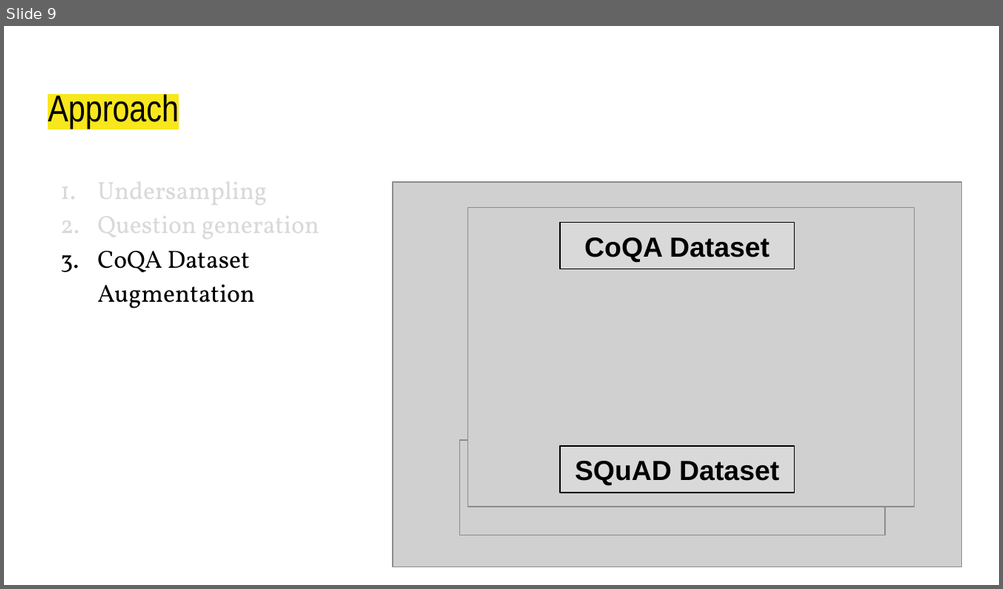
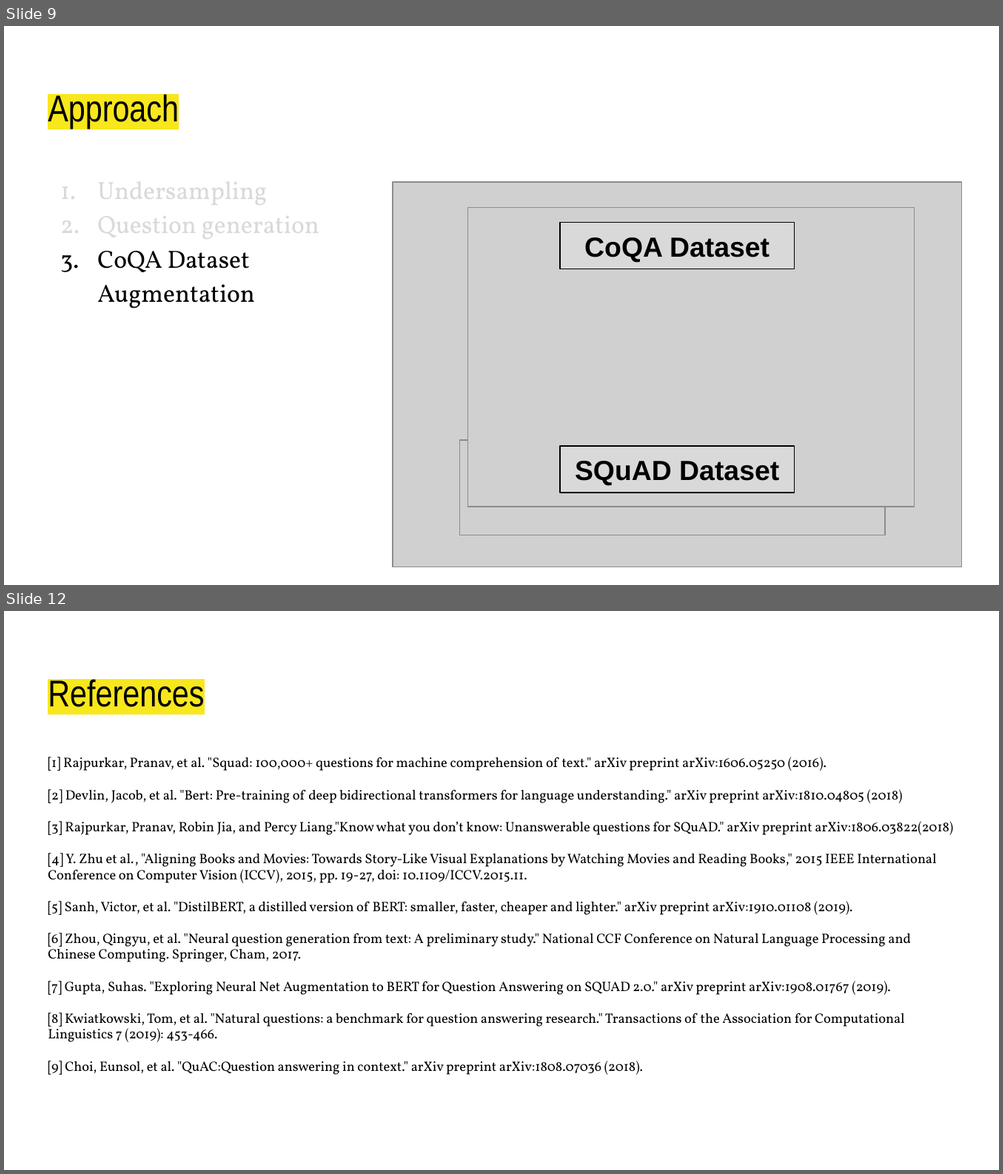
Before and after one commit to g-gagan/Advanced_NLP_Project, a slide deck: CS769 Presentation.pptx. Shown one above the other, each under a label of ours: slide 9 before the commit, slides 9 and 12 after it; the slides between them are not shown. The pictures are 1003x589 and 1003x1174 pixels, drawn with LibreOffice and Linux fonts; fonts in the diff are those of the drawing; grey boxes stand for pictures. Boxes give left, top, right and bottom in pixels: in the first picture for what was removed or moved away, otherwise in the second. Text is boxed around its words. In the diff, an @@ line names an element or a change of style, - is before the commit and + after.

Commit message:
Final

```diff
--- a/CS769 Presentation.pptx
+++ b/CS769 Presentation.pptx
@@ slide 12 added at <box>4,611,999,1170</box>, background #FFFFFF @@
@@ title added at <box>48,676,204,707</box>, 27 pt, text #000000 @@
+References
@@ text added at <box>48,757,953,1075</box>, 9.9 pt, text #000000 @@
+[1] Rajpurkar, Pranav, et al. "Squad: 100,000+ questions for machine comprehension of text." arXiv preprint arXiv:1606.05250 (2016).
+[2] Devlin, Jacob, et al. "Bert: Pre-training of deep bidirectional transformers for language understanding." arXiv preprint arXiv:1810.04805 (2018)
+[3] Rajpurkar, Pranav, Robin Jia, and Percy Liang."Know what you don’t know: Unanswerable questions for SQuAD." arXiv preprint arXiv:1806.03822(2018)
+[4] Y. Zhu et al., "Aligning Books and Movies: Towards Story-Like Visual Explanations by Watching Movies and Reading Books," 2015 IEEE International Conference on Computer Vision (ICCV), 2015, pp. 19-27, doi: 10.1109/ICCV.2015.11.
+[5] Sanh, Victor, et al. "DistilBERT, a distilled version of BERT: smaller, faster, cheaper and lighter." arXiv preprint arXiv:1910.01108 (2019).
+[6] Zhou, Qingyu, et al. "Neural question generation from text: A preliminary study." National CCF Conference on Natural Language Processing and Chinese Computing. Springer, Cham, 2017.
+[7] Gupta, Suhas. "Exploring Neural Net Augmentation to BERT for Question Answering on SQUAD 2.0." arXiv preprint arXiv:1908.01767 (2019).
+[8] Kwiatkowski, Tom, et al. "Natural questions: a benchmark for question answering research." Transactions of the Association for Computational Linguistics 7 (2019): 453-466.
+[9] Choi, Eunsol, et al. "QuAC:Question answering in context." arXiv preprint arXiv:1808.07036 (2018).
```
Also in this commit, not shown: 1 slide changed, 3 other slides added, 2 slides removed.
